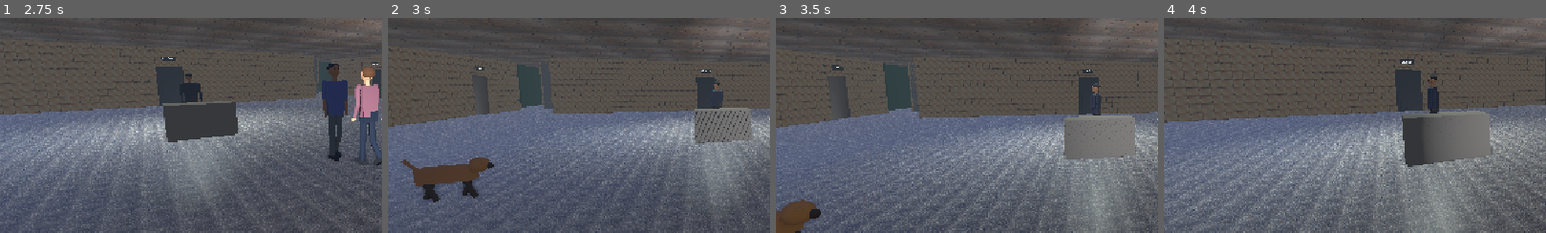
Above: before the commit, frames 1-4 (left to right).
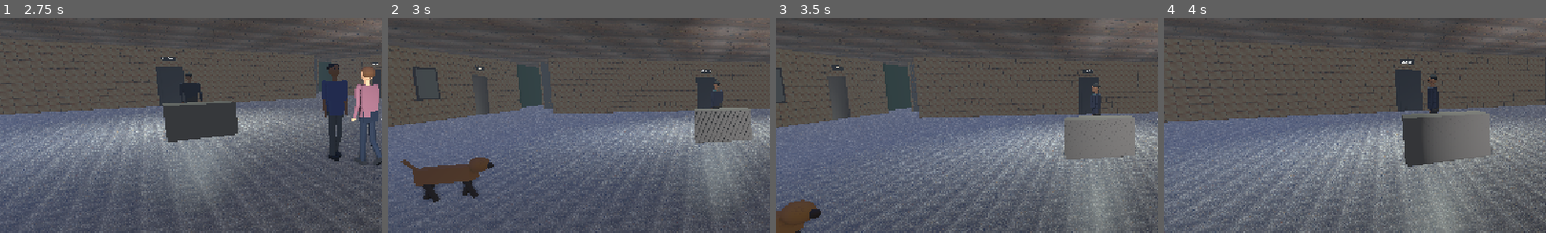
Above: after the commit, the same moments.

Repository: CsPS0/Neumann-Survival-Week
Game: Godot game, scene res://scenes/main.tscn
The game is run twice, just before and just after one commit, with the same random seed, the same clock (stepped at 60 frames per second) and the same inputs.
Inputs (mouse positions are % of the whole screen's width and height, from its top left):
- Up to frame 1 (2.75 s): click "New game" at 0.5 s; tap Enter at 1.25 s; move the mouse to (49, 52) at 1.27 s; hold B (bag) 1.28-2.03 s; hold W (move_forward) from 1.28 s (still down); move the mouse to (57, 51) at 2.02 s; tap F (flashlight) at 2.1 s
- Up to frame 2 (3 s): keep holding W (move_forward); move the mouse to (42, 49) at 2.77 s; hold Space (hold_breath) from 2.78 s (still down)
- Up to frame 3 (3.5 s): keep holding W (move_forward); keep holding Space (hold_breath)
- Up to frame 4 (4 s): move the mouse to (51, 50) at 3.52 s; release W (move_forward) at 3.53 s; release Space (hold_breath) at 3.53 s; hold A (move_left) from 3.53 s (still down); tap E (interact) at 3.6 s
The pictures show only the part of the screen within x 0-50%, y 26-76%; the shares and areas given below are measured in that part.

Frame 1 is identical in both runs. In frame 2, 0.2% of the frame differs, in the area x 6-14%, y 22-39%; in frame 3, less than 0.1%; in frame 4, nothing differs.

Commit message:
Add framed Aula wall photo, local image only (HORROR-GAME)

Diff:
--- /dev/null
+++ b/HORROR-GAME/scripts/aula_photo.gd
@@ -0,0 +1,74 @@
+extends RefCounted
+## Framed picture on the Aula wall. The photo shows real people, so it is local only (assets/photos_local/ is gitignored):
+## a clone without the file gets an empty grey canvas in the same frame. The file is imported by the Godot editor;
+## user://aula.jpg is a fallback for builds without it.
+
+const IMPORTED := "res://assets/photos_local/aula.jpg"
+const RAW := "user://aula.jpg"
+const FRAME := Color(0.16, 0.1, 0.06)
+const PLACEHOLDER := Color(0.45, 0.45, 0.43)
+const THICKNESS := 0.04
+const BORDER := 0.07
+
+
+## Builds the frame and canvas as a child of `parent`, centred on `position`, facing along `normal` (the canvas front, +Z, points that way) (horizontal).
+## `height` is the canvas height in metres, the width follows the photo's aspect ratio.
+static func build(parent: Node3D, position: Vector3, normal: Vector3, height: float) -> Node3D:
+	var texture := _load_texture()
+	var aspect := 0.75
+	if texture:
+		aspect = float(texture.get_width()) / float(texture.get_height())
+	var width := height * aspect
+
+	var holder := Node3D.new()
+	holder.name = "AulaPhoto"
+	parent.add_child(holder)
+	holder.position = position
+	holder.look_at_from_position(position, position - normal, Vector3.UP)
+
+	var frame_material := StandardMaterial3D.new()
+	frame_material.albedo_color = FRAME
+	frame_material.roughness = 0.7
+	var outer := Vector3(width + BORDER * 2.0, height + BORDER * 2.0, THICKNESS)
+	_add_box(holder, Vector3.ZERO, outer, frame_material)
+
+	var canvas := MeshInstance3D.new()
+	var quad := QuadMesh.new()
+	quad.size = Vector2(width, height)
+	var material := StandardMaterial3D.new()
+	material.roughness = 0.9
+	if texture:
+		material.albedo_texture = texture
+		material.emission_enabled = true
+		material.emission_texture = texture
+		material.emission_energy_multiplier = 0.12
+	else:
+		material.albedo_color = PLACEHOLDER
+	quad.material = material
+	canvas.mesh = quad
+	canvas.position = Vector3(0.0, 0.0, THICKNESS * 0.5 + 0.002)
+	holder.add_child(canvas)
+	return holder
+
+
+static func _add_box(parent: Node3D, centre: Vector3, size: Vector3, material: Material) -> void:
+	var mesh := MeshInstance3D.new()
+	var box := BoxMesh.new()
+	box.size = size
+	box.material = material
+	mesh.mesh = box
+	mesh.position = centre
+	parent.add_child(mesh)
+
+
+static func _load_texture() -> Texture2D:
+	if ResourceLoader.exists(IMPORTED):
+		var imported := load(IMPORTED) as Texture2D
+		if imported:
+			return imported
+	if FileAccess.file_exists(RAW):
+		var image := Image.load_from_file(RAW)
+		if image and not image.is_empty():
+			image.generate_mipmaps()
+			return ImageTexture.create_from_image(image)
+	return null
--- a/HORROR-GAME/scripts/main.gd
+++ b/HORROR-GAME/scripts/main.gd
@@ -28,6 +28,7 @@
 const TasksScript := preload("res://scripts/tasks.gd")
 const MechaScript := preload("res://scripts/mecha.gd")
 const HauntingScript := preload("res://scripts/haunting.gd")
+const AulaPhotoScript := preload("res://scripts/aula_photo.gd")
 const DreamScript := preload("res://scripts/dream.gd")
 const FurnitureScript := preload("res://scripts/furniture.gd")
 const HidingSpotScript := preload("res://scripts/hiding_spot.gd")
@@ -1544,6 +1545,7 @@
 	_build_find_tables()
 	_build_form_table()
 	_build_altar()
+	_build_aula_photo()
 	_place_batteries()
 
 
@@ -1762,6 +1764,14 @@
 		_altar_candles.append(candle)
 
 
+## Framed photo on the Aula's west wall (the east face of rooms 23 and 24), between their two doors.
+func _build_aula_photo() -> void:
+	_select_floor(0)
+	var wall := _to_world(313.0, 352.0)
+	var at := Vector3(wall.x + WALL_THICKNESS * 0.5 + 0.03, 1.7, wall.y)
+	AulaPhotoScript.build(self, at, Vector3.RIGHT, 1.3)
+
+
 ## Front door in the entrance hall: interact to go home (after the last bell on days 1-3) or leave for good.
 func _build_front_door() -> void:
 	var hall := _room_centre(0, "Bejárat")
Not shown, added: HORROR-GAME/scripts/aula_photo.gd.uid
Not shown, changed: HORROR-GAME/.gitignore
